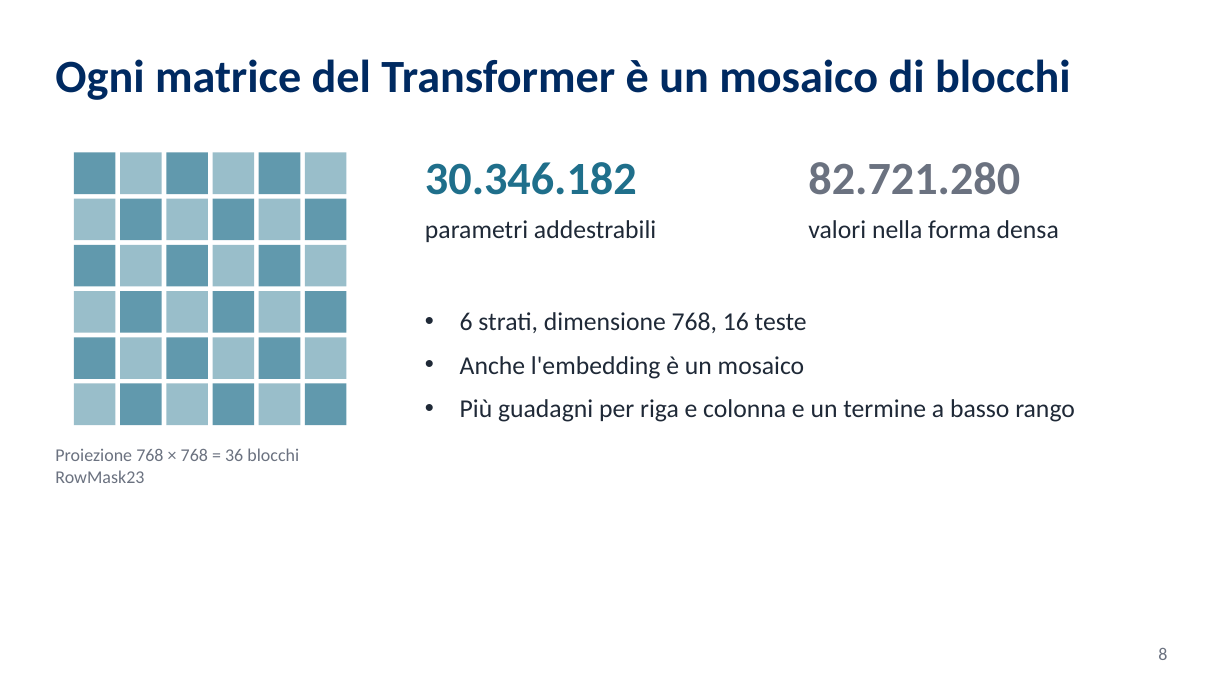
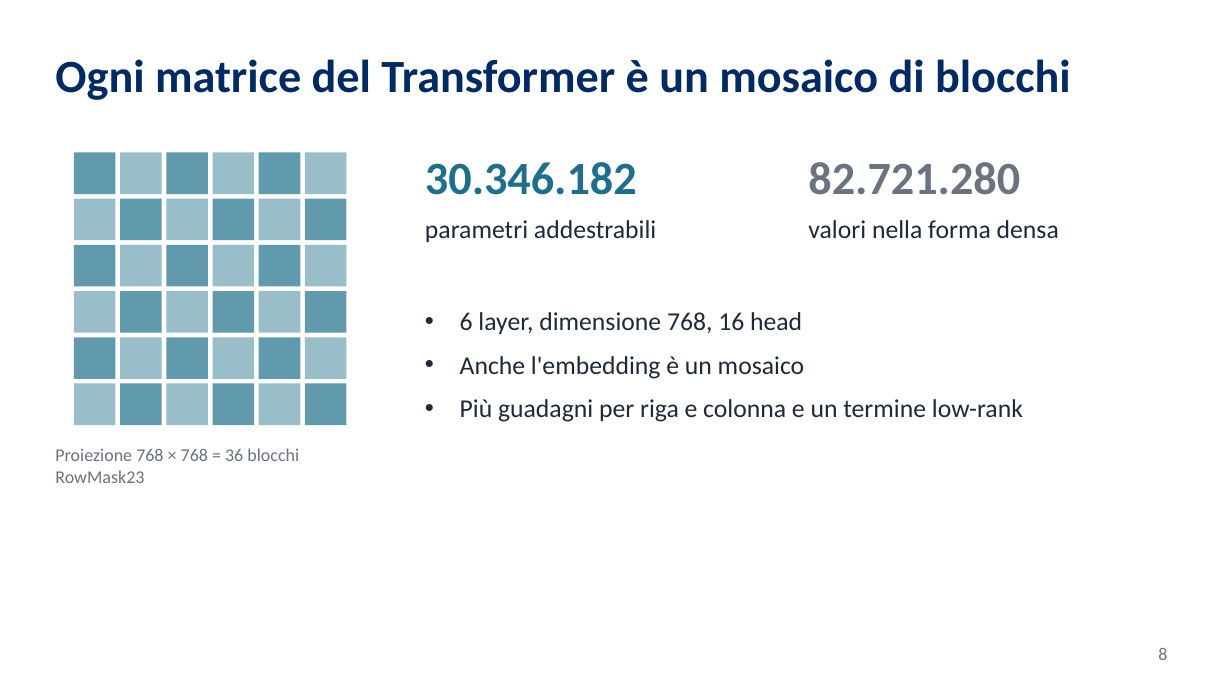
Before and after one commit to KatoteshiKuka/stera-rowmask23, a slide deck: slide 8 of presentazione/STERA_presentazione_laurea.pptx. Drawn at 1232x693 pixels with LibreOffice and Linux fonts; fonts in the diff are those of the drawing; background and template pictures are left out. Boxes give left, top, right and bottom in pixels: in the first picture for what was removed or moved away, otherwise in the second. Text is boxed around its words. In the diff, an @@ line names an element or a change of style, - is before the commit and + after.

```diff
--- a/presentazione/STERA_presentazione_laurea.pptx
+++ b/presentazione/STERA_presentazione_laurea.pptx
@@ text at (460,312,802,334): text changed @@
-• 6 strati, dimensione 768, 16 teste
+• 6 layer, dimensione 768, 16 head
@@ text at (460,399,1023,422): text changed @@
-• Più guadagni per riga e colonna e un termine a basso rango
+• Più guadagni per riga e colonna e un termine low-rank
```
Also in this commit, not shown: 9 other slides changed, 22 other files.
